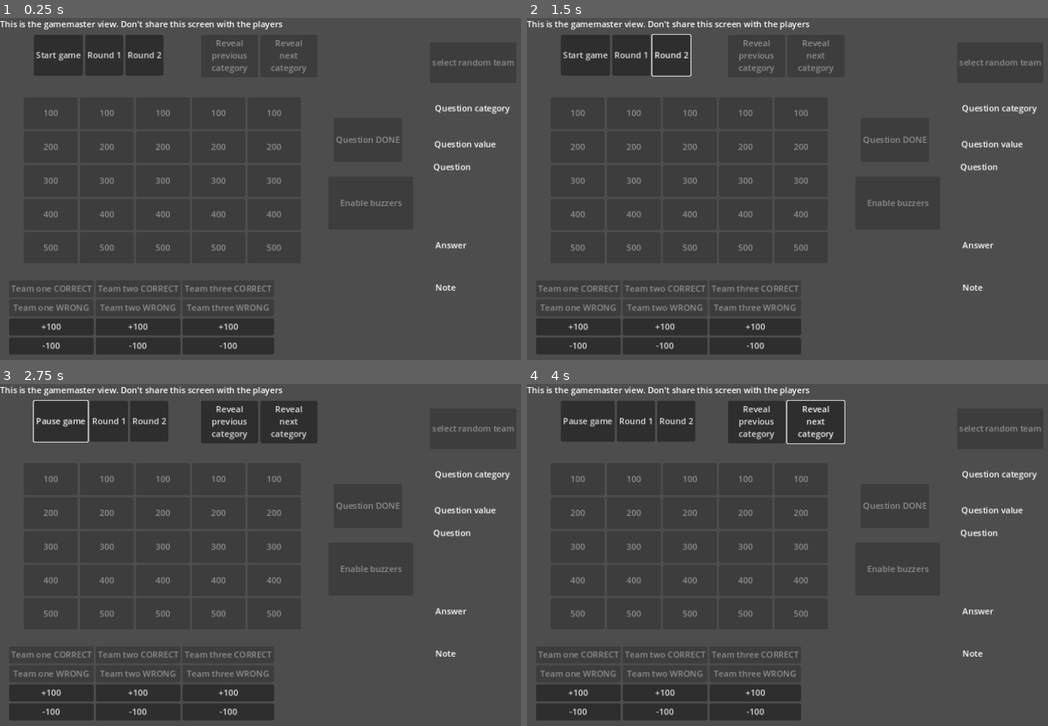
Above: before the commit, frames 1-4 (two rows, left to right).
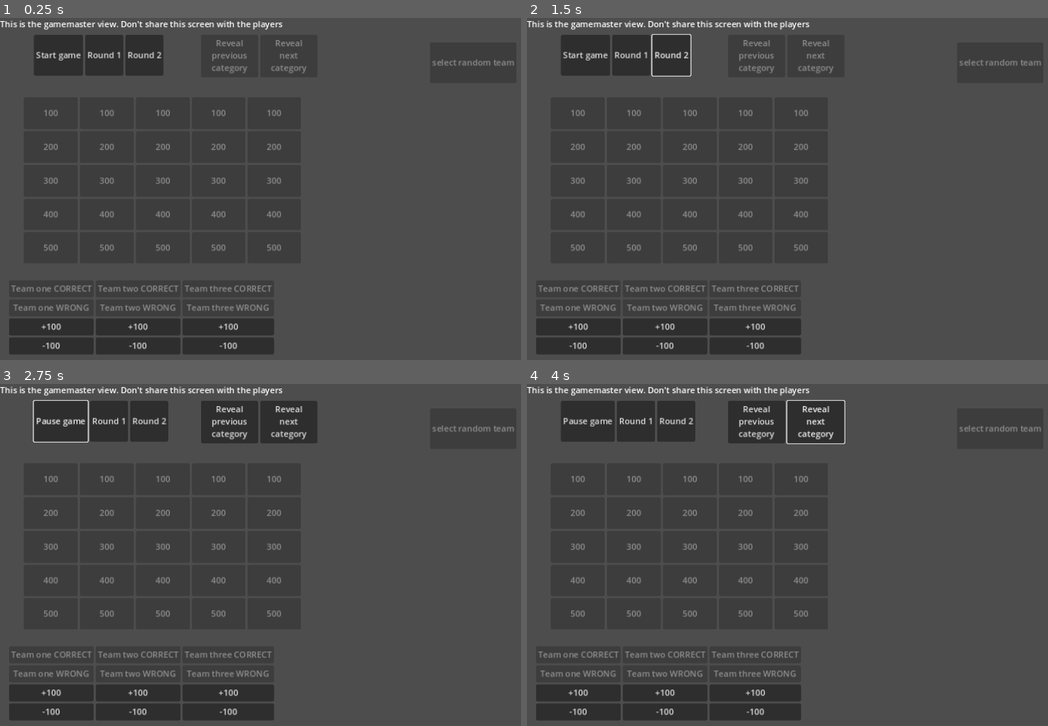
Above: after the commit, the same moments.

Repository: karel1980/jeopardy
Game: Godot game, scene res://main.tscn
Two runs of this game, one before a commit and one after it. Both use one fixed random seed, a clock stepped at 60 frames per second and the inputs below.
Inputs:
- Up to frame 1 (0.25 s): no input
- Up to frame 2 (1.5 s): click "Round 1" at 0.5 s; click "Round 2" at 1.25 s
- Up to frame 3 (2.75 s): click "Start game" at 2 s
- Up to frame 4 (4 s): click "Reveal next category" at 2.75 s; click "Reveal next category" at 3.5 s

The runs differ from the first frame. In frame 1, 0.7% of the frame differs, in the area x 64-98%, y 25-80%; in frame 2, 0.7%; in frame 3, 0.7%; in frame 4, 0.7%.
Error before the commit: Cannot call method 'get_as_text' on a null value. (res://main.gd:28)
Error after the commit: Cannot call method 'get_as_text' on a null value. (res://main.gd:32)

Commit message:
Created event for 'question_selected' in an attempt to bring some structure

Diff:
--- a/frontend/main.gd
+++ b/frontend/main.gd
@@ -7,29 +7,32 @@
 var points = [ 100, 200, 300, 400, 500 ] # duplicated in playerview.gd
 var current_question = []
 
+var current_round_number = 0
 var current_revealed_category = -1
 var buzzers_enabled = false
 
 signal round_started
+signal question_selected
 
 @onready var questions := $questions
 
-@onready var toggle_intro_screen := $"general_controls/play_pause"
-@onready var question_category := $question_category
-@onready var question_value := $question_value
-@onready var question := $question
+@onready var toggle_intro_screen := $general_controls/play_pause
 @onready var reveal_category := $reveal_cat
-@onready var note := $note
-@onready var answer := $answer
-@onready var question_done := $question_done
-@onready var buzzer_toggle_btn := $buzzer_toggle_btn
 @onready var reveal_category_buttons := $reveal_category_buttons
+
+@onready var question_card = $question_card
+@onready var question_category := $question_card/question_category
+@onready var question_value := $question_card/question_value
+@onready var question := $question_card/question
+@onready var note := $question_card/note
+@onready var answer := $question_card/answer
+@onready var question_done := $question_card/question_done
+@onready var buzzer_toggle_btn := $question_card/buzzer_toggle_btn
 
 var data = JSON.parse_string(FileAccess.open("../jeopardy.json", FileAccess.READ).get_as_text())
 var categories = data["rounds"][0]["categories"]
 
 func _ready() -> void:
-	print("main ready")
 	var win = get_window()
 	win.gui_embed_subwindows = false
 
@@ -38,7 +41,7 @@
 	playerview = playerview_scene.instantiate()
 	playerview.init_game(data)
 	round_started.connect(Callable(playerview, "start_round"))
-
+	question_selected.connect(Callable(playerview, "show_question"))
 
 	playerwin.content_scale_aspect = win.content_scale_aspect
 	playerwin.content_scale_mode = win.content_scale_mode
@@ -49,6 +52,7 @@
 	playerwin.add_child(playerview)
 	add_child(playerwin)
 
+	current_round_number = 0
 	emit_signal("round_started", 0)
 
 	for q in range(5):
@@ -83,15 +87,14 @@
 		question_done.disabled = true
 		buzzer_toggle_btn.disabled = true
 
-		question_category.text = "Question category"
-		question.text = "Question"
-		question_value.text = "---"
-		note.text = "---"
+		question_card.hide()
+
 	else:
+		emit_signal("question_selected", QuestionId.new(data, current_round_number, cat_idx, question_idx))
+		question_card.show()
+		disable_buzzers()
 		question_done.disabled = false
-		disable_buzzers()
 		buzzer_toggle_btn.disabled = false
-
 		question_category.text = categories[cat_idx]["name"]
 		current_question = [cat_idx, question_idx]
 		question_value.text = str(points[question_idx])
@@ -100,7 +103,6 @@
 			note.text = categories[cat_idx]["questions"][question_idx]["n"]
 		else:
 			note.text = "---"
-		playerview.show_question(cat_idx, question_idx)
 
 func _process(_delta: float) -> void:
 	pass
@@ -238,8 +240,11 @@
 	$GridContainer/team_3_wrong.disabled = true
 
 
-func start_round(round_idx: int) -> void:
+func start_round(round_number: int) -> void:
 	current_revealed_category = -1
-	round_started.emit(round_idx)
+	current_question = null
+	current_round_number = round_number
+	round_started.emit(round_number)
 	reset_question_buttons()
-	categories = data["rounds"][round_idx]["categories"]
+	question_card.hide()
+	categories = data["rounds"][round_number]["categories"]
--- a/frontend/main.tscn
+++ b/frontend/main.tscn
@@ -9,14 +9,6 @@
 offset_right = 40.0
 offset_bottom = 23.0
 text = "This is the gamemaster view. Don't share this screen with the players"
-
-[node name="random_team" type="Button" parent="."]
-offset_left = 813.0
-offset_top = 46.0
-offset_right = 976.0
-offset_bottom = 123.0
-disabled = true
-text = "select random team"
 
 [node name="questions" type="GridContainer" parent="."]
 offset_left = 45.0
@@ -25,46 +17,6 @@
 offset_bottom = 464.0
 columns = 5
 
-[node name="question_category" type="Label" parent="."]
-offset_left = 822.0
-offset_top = 159.0
-offset_right = 1129.0
-offset_bottom = 218.0
-text = "Question category"
-autowrap_mode = 3
-
-[node name="question_value" type="Label" parent="."]
-offset_left = 821.0
-offset_top = 227.0
-offset_right = 1128.0
-offset_bottom = 256.0
-text = "Question value"
-autowrap_mode = 3
-
-[node name="question" type="Label" parent="."]
-offset_left = 819.0
-offset_top = 270.0
-offset_right = 1127.0
-offset_bottom = 487.0
-text = "Question"
-autowrap_mode = 3
-
-[node name="note" type="Label" parent="."]
-offset_left = 823.0
-offset_top = 498.0
-offset_right = 1148.0
-offset_bottom = 643.0
-text = "Note"
-autowrap_mode = 3
-
-[node name="answer" type="Label" parent="."]
-offset_left = 823.0
-offset_top = 418.0
-offset_right = 1148.0
-offset_bottom = 492.0
-text = "Answer"
-autowrap_mode = 3
-
 [node name="GridContainer" type="GridContainer" parent="."]
 offset_left = 17.0
 offset_top = 496.0
@@ -126,22 +78,6 @@
 layout_mode = 2
 text = "-100"
 
-[node name="buzzer_toggle_btn" type="Button" parent="."]
-offset_left = 621.0
-offset_top = 300.0
-offset_right = 781.0
-offset_bottom = 400.0
-disabled = true
-text = "Enable buzzers"
-
-[node name="question_done" type="Button" parent="."]
-offset_left = 631.0
-offset_top = 189.0
-offset_right = 760.0
-offset_bottom = 272.0
-disabled = true
-text = "Question DONE"
-
 [node name="general_controls" type="HBoxContainer" parent="."]
 offset_left = 64.0
 offset_top = 32.0
@@ -185,7 +121,73 @@
 next
 category"
 
-[connection signal="pressed" from="random_team" to="." method="on_random_team_pressed"]
+[node name="random_team" type="Button" parent="."]
+offset_left = 813.0
+offset_top = 46.0
+offset_right = 976.0
+offset_bottom = 123.0
+disabled = true
+text = "select random team"
+
+[node name="question_card" type="Node2D" parent="."]
+visible = false
+
+[node name="question_category" type="Label" parent="question_card"]
+offset_left = 822.0
+offset_top = 159.0
+offset_right = 1129.0
+offset_bottom = 218.0
+text = "Question category"
+autowrap_mode = 3
+
+[node name="question_value" type="Label" parent="question_card"]
+offset_left = 821.0
+offset_top = 227.0
+offset_right = 1128.0
+offset_bottom = 256.0
+text = "Question value"
+autowrap_mode = 3
+
+[node name="question" type="Label" parent="question_card"]
+offset_left = 819.0
+offset_top = 270.0
+offset_right = 1127.0
+offset_bottom = 487.0
+text = "Question"
+autowrap_mode = 3
+
+[node name="note" type="Label" parent="question_card"]
+offset_left = 823.0
+offset_top = 498.0
+offset_right = 1148.0
+offset_bottom = 643.0
+text = "Note"
+autowrap_mode = 3
+
+[node name="answer" type="Label" parent="question_card"]
+offset_left = 823.0
+offset_top = 418.0
+offset_right = 1148.0
+offset_bottom = 492.0
+text = "Answer"
+autowrap_mode = 3
+
+[node name="buzzer_toggle_btn" type="Button" parent="question_card"]
+offset_left = 621.0
+offset_top = 300.0
+offset_right = 781.0
+offset_bottom = 400.0
+disabled = true
+text = "Enable buzzers"
+
+[node name="question_done" type="Button" parent="question_card"]
+offset_left = 631.0
+offset_top = 189.0
+offset_right = 760.0
+offset_bottom = 272.0
+disabled = true
+text = "Question DONE"
+
 [connection signal="pressed" from="GridContainer/team_1_correct" to="." method="_on_team_correct_pressed" binds= [0]]
 [connection signal="pressed" from="GridContainer/team_2_correct" to="." method="_on_team_correct_pressed" binds= [1]]
 [connection signal="pressed" from="GridContainer/team_3_correct" to="." method="_on_team_correct_pressed" binds= [2]]
@@ -198,10 +200,11 @@
 [connection signal="pressed" from="GridContainer/team_1_minus_100" to="." method="_on_manual_score_decrease" binds= [0]]
 [connection signal="pressed" from="GridContainer/team_2_minus_100" to="." method="_on_manual_score_decrease" binds= [1]]
 [connection signal="pressed" from="GridContainer/team_3_minus_100" to="." method="_on_manual_score_decrease" binds= [2]]
-[connection signal="pressed" from="buzzer_toggle_btn" to="." method="toggle_buzzers"]
-[connection signal="pressed" from="question_done" to="." method="mark_question_completed"]
 [connection signal="pressed" from="general_controls/play_pause" to="." method="on_toggle_intro_screen_pressed"]
 [connection signal="pressed" from="general_controls/round 1" to="." method="start_round" binds= [0]]
 [connection signal="pressed" from="general_controls/round 2" to="." method="start_round" binds= [1]]
 [connection signal="pressed" from="reveal_category_buttons/reveal_previous" to="." method="on_reveal_previous_category_pressed"]
 [connection signal="pressed" from="reveal_category_buttons/reveal_next" to="." method="on_reveal_next_category_pressed"]
+[connection signal="pressed" from="random_team" to="." method="on_random_team_pressed"]
+[connection signal="pressed" from="question_card/buzzer_toggle_btn" to="." method="toggle_buzzers"]
+[connection signal="pressed" from="question_card/question_done" to="." method="mark_question_completed"]
--- a/frontend/playerview.gd
+++ b/frontend/playerview.gd
@@ -28,8 +28,6 @@
 var cat_button = null
 
 func _ready() -> void:
-	print("playerview ready")
-
 	init_category_buttons()
 	init_categories_slider()
 	init_question_buttons()
@@ -37,11 +35,6 @@
 	scoreboard.init_game(game)
 
 	pause_game()
-
-	get_viewport().connect("screen_resized", on_resize)
-
-func on_resize():
-	print("yolo")
 
 func _process(_delta: float) -> void:
 	pass
@@ -75,6 +68,7 @@
 	question_holder.show()
 
 func start_round(round_idx):
+	hide_question()
 	var round = game["rounds"][round_idx]
 	categories = round["categories"]
 	init_category_buttons()
@@ -152,18 +146,21 @@
 func hide_question():
 	if question_btn:
 		var free_when_done = func():
-			question_btn.queue_free()
-			question_btn = null
+			if question_btn:
+				question_btn.queue_free()
+				question_btn = null
 		var t = create_tween()
 		t.tween_property(question_btn, "scale", Vector2(orig_question_btn.get_global_rect().size.x / question_btn.size.x, orig_question_btn.get_global_rect().size.y / question_btn.size.y), 0.7)
 		t.parallel().tween_property(question_btn, "position", orig_question_btn.get_global_position(), 0.7)
 		t.tween_callback(free_when_done)
 
-func show_question(cat_idx, points_idx):
+func show_question(question_id: QuestionId):
 	if question_btn:
-		question_btn.queue_free()
+		question_btn.free()
 		question_btn = null
 
+	var points_idx = question_id.question
+	var cat_idx = question_id.category
 	var question = categories[cat_idx]["questions"][points_idx]
 	var orig_btn = get_question_button(cat_idx, points_idx)
 	var btn
--- /dev/null
+++ b/frontend/question_id.gd
@@ -0,0 +1,14 @@
+extends Object
+
+class_name QuestionId
+
+var game
+var round: int
+var category: int
+var question: int
+
+func _init(game, round, category, question):
+	self.game = game
+	self.round = round
+	self.category = category
+	self.question = question
